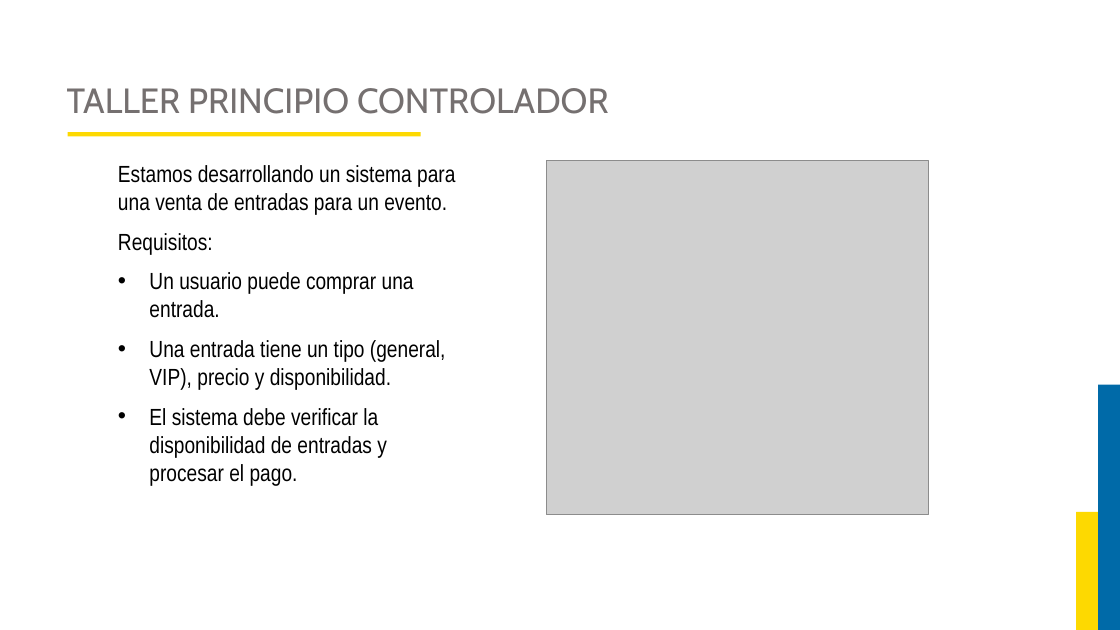
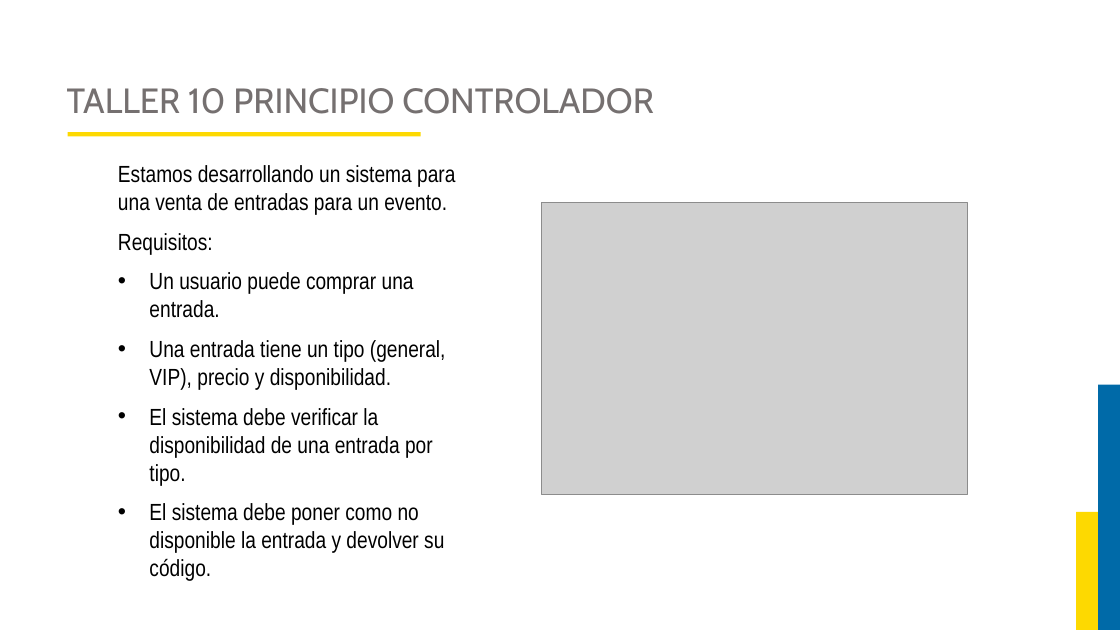
Before and after one commit to JorgeAlejandroAguirreGutierrez/proyecto-luis, a slide deck: slide 94 of Curso Ingenieria del Software 2/DIAPOSITIVAS DE INGENIERIA DEL SOFTWARE 2.pptx (slide 90 before the commit). Drawn at 1120x630 pixels with LibreOffice and Linux fonts; fonts in the diff are those of the drawing; grey boxes stand for pictures; background and template pictures are left out. Boxes give left, top, right and bottom in pixels: in the first picture for what was removed or moved away, otherwise in the second. Text is boxed around its words. In the diff, an @@ line names an element or a change of style, - is before the commit and + after.

```diff
--- a/Curso Ingenieria del Software 2/DIAPOSITIVAS DE INGENIERIA DEL SOFTWARE 2.pptx
+++ b/Curso Ingenieria del Software 2/DIAPOSITIVAS DE INGENIERIA DEL SOFTWARE 2.pptx
@@ title at (67, 88, 654, 114): text changed @@
-TALLER PRINCIPIO CONTROLADOR
+TALLER 10 PRINCIPIO CONTROLADOR
@@ picture: place and size @@
-picture at (546, 161, 928, 515)
+picture at (541, 203, 967, 495)
@@ text at (149, 408, 444, 581): text changed @@
-• El sistema debe verificar la disponibilidad de entradas y procesar el pago.
+• El sistema debe verificar la disponibilidad de una entrada por tipo.
+• El sistema debe poner como no disponible la entrada y devolver su código.
```
Also in this commit, not shown: 9 other slides changed, 4 slides added, 18 other files.
